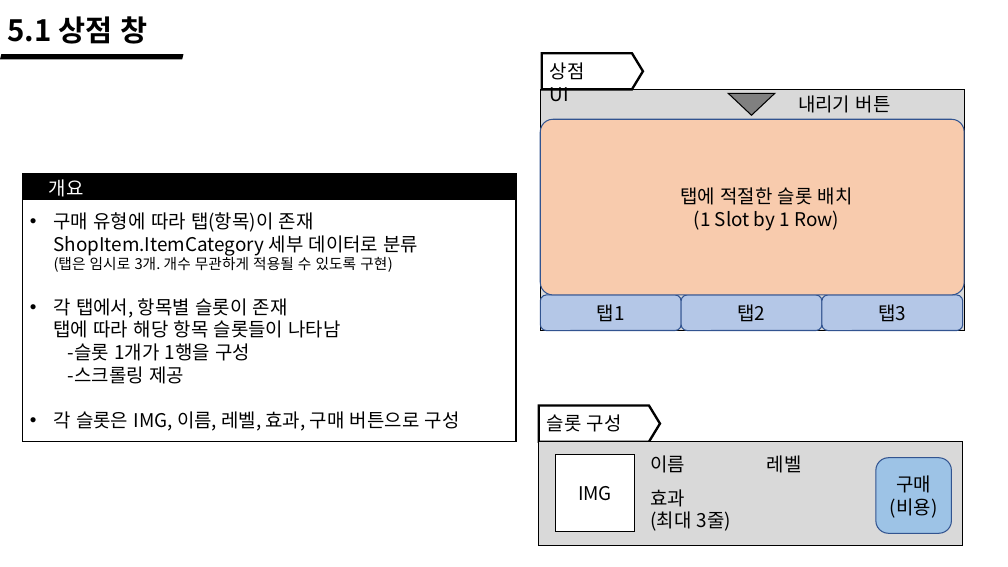
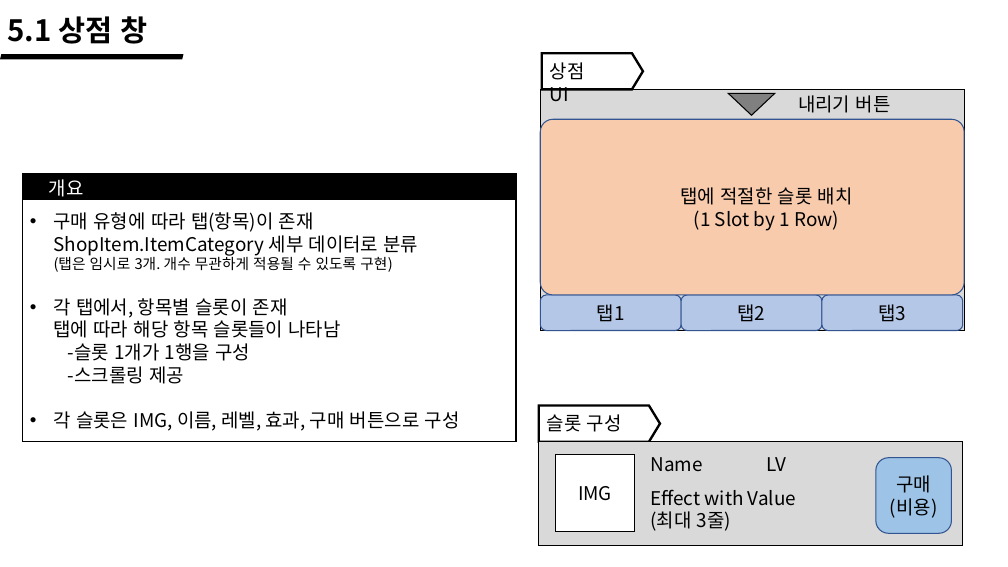
Before and after one commit to wlrud753/CarryCarrot, a slide deck: slide 25 of 기획서/당근키우기 시스템.pptx. Drawn at 1008x567 pixels with LibreOffice and Linux fonts; fonts in the diff are those of the drawing. Boxes give left, top, right and bottom in pixels: in the first picture for what was removed or moved away, otherwise in the second. Text is boxed around its words. In the diff, an @@ line names an element or a change of style, - is before the commit and + after.

```diff
--- a/기획서/당근키우기 시스템.pptx
+++ b/기획서/당근키우기 시스템.pptx
@@ text at <box>650,457,702,471</box>: text changed @@
-이름
+Name
@@ text at <box>767,457,787,471</box>: text changed @@
-레벨
+LV
@@ text at <box>650,489,796,531</box>: text changed @@
-효과
-(최대 3줄)
+Effect with Value
+(최대 3줄)
```
Also in this commit, not shown: 2 other slides changed, 1 other file.
